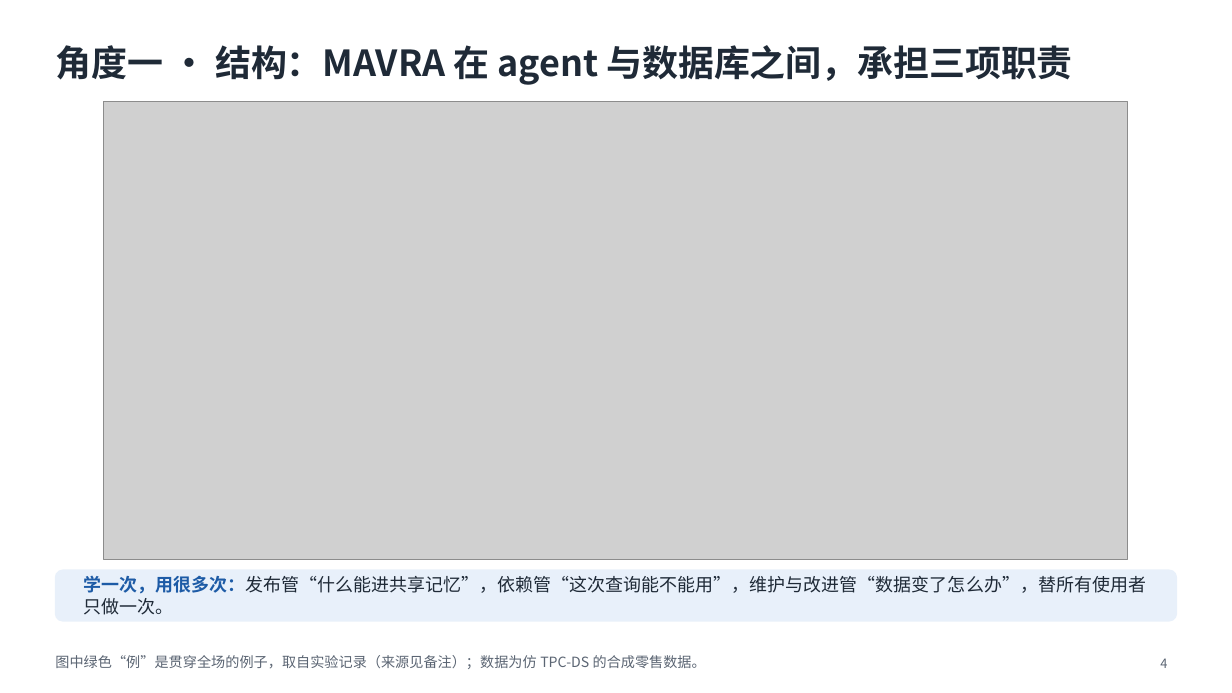
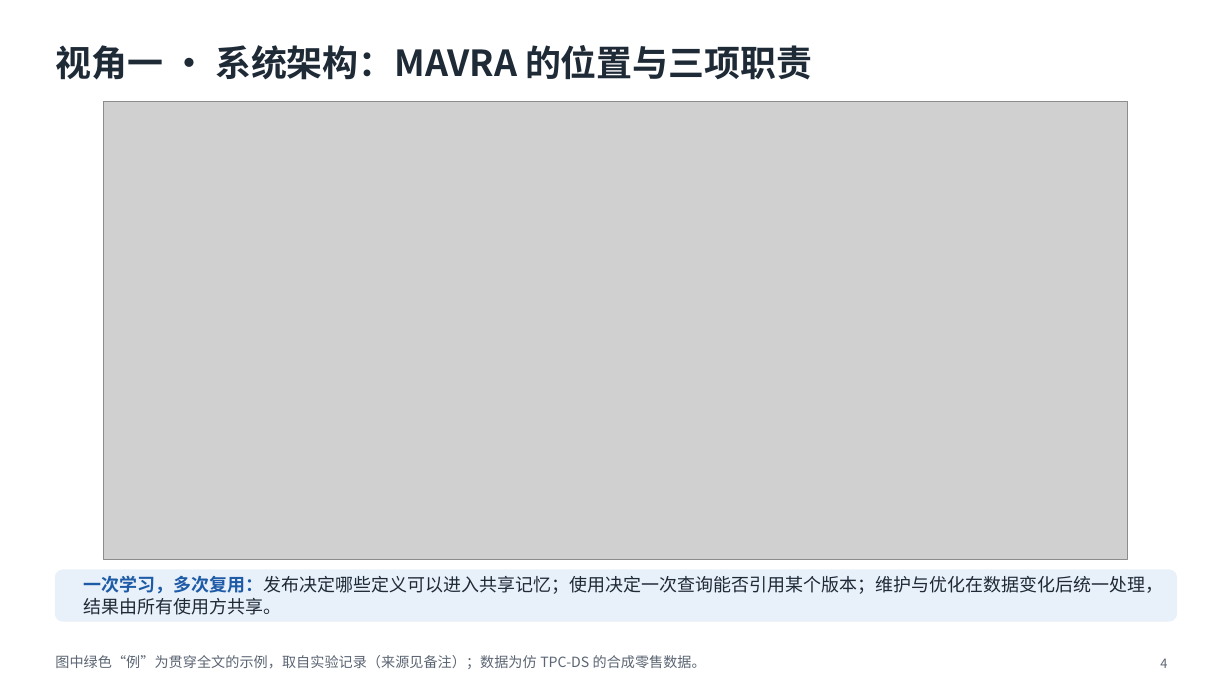
Before and after one commit to mmmttt000045/agent4db-adapter, a slide deck: slide 4 of docs/mavra-system.pptx. Drawn at 1232x693 pixels with LibreOffice and Linux fonts; fonts in the diff are those of the drawing; grey boxes stand for pictures. Boxes give left, top, right and bottom in pixels: in the first picture for what was removed or moved away, otherwise in the second. Text is boxed around its words. In the diff, an @@ line names an element or a change of style, - is before the commit and + after.

```diff
--- a/docs/mavra-system.pptx
+++ b/docs/mavra-system.pptx
@@ title at box(55, 45, 812, 80): text changed @@
-角度一 · 结构：MAVRA 在 agent 与数据库之间，承担三项职责
+视角一 · 系统架构：MAVRA 的位置与三项职责
@@ text at box(83, 576, 1164, 615): text changed @@
-学一次，用很多次：发布管“什么能进共享记忆”，依赖管“这次查询能不能用”，维护与改进管“数据变了怎么办”，替所有使用者只做一次。
+一次学习，多次复用：发布决定哪些定义可以进入共享记忆；使用决定一次查询能否引用某个版本；维护与优化在数据变化后统一处理，结果由所有使用方共享。
@@ text at box(55, 655, 706, 669): text changed @@
-图中绿色“例”是贯穿全场的例子，取自实验记录（来源见备注）；数据为仿 TPC-DS 的合成零售数据。
+图中绿色“例”为贯穿全文的示例，取自实验记录（来源见备注）；数据为仿 TPC-DS 的合成零售数据。
```
Also in this commit, not shown: 7 other slides changed, 12 other files.
